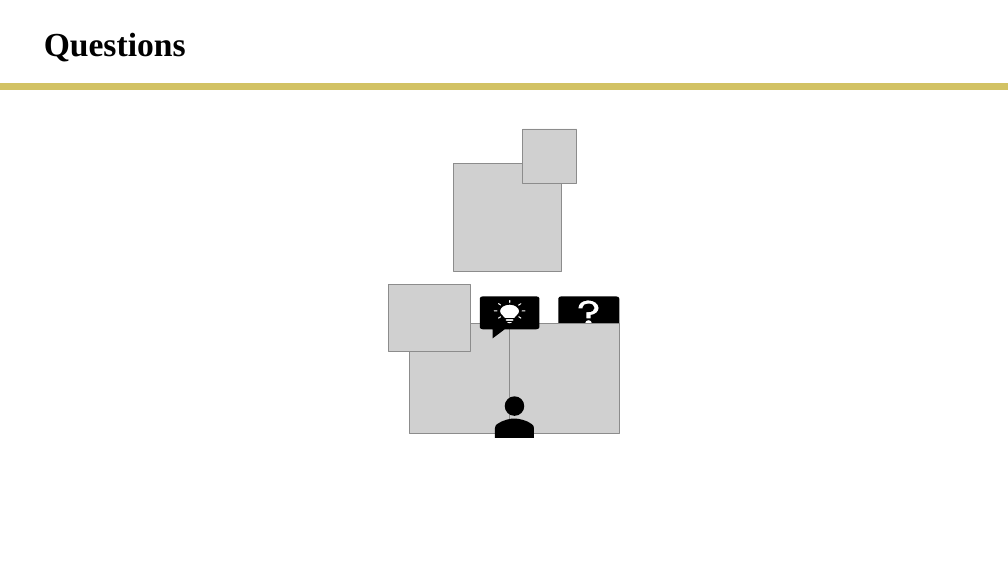
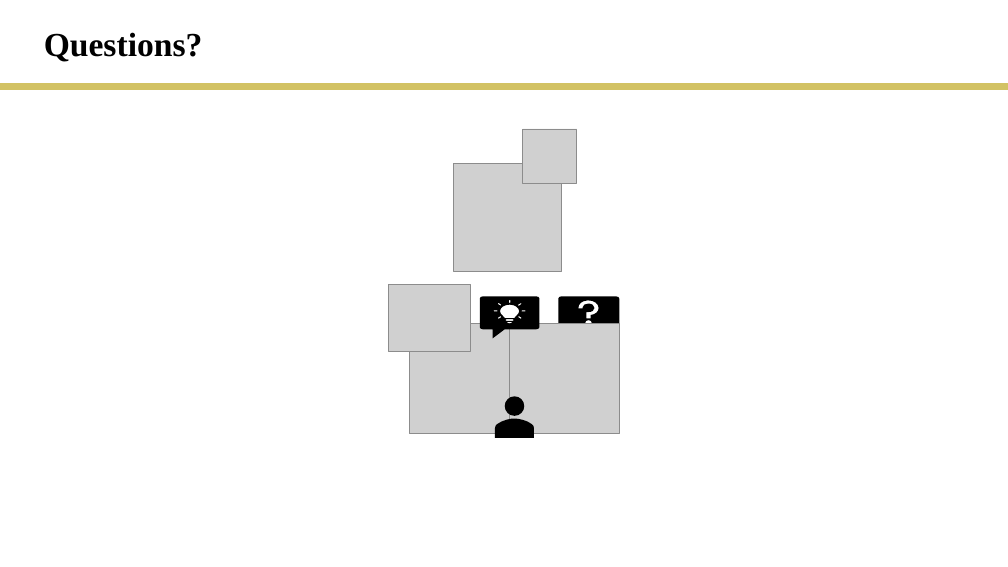
Before and after one commit to rmesina/T2_Codes-R-Us, a slide deck: slide 16 of final_project/T2_final_project.pptx. Drawn at 1008x567 pixels with LibreOffice and Linux fonts; fonts in the diff are those of the drawing; grey boxes stand for pictures. Boxes give left, top, right and bottom in pixels: in the first picture for what was removed or moved away, otherwise in the second. Text is boxed around its words. In the diff, an @@ line names an element or a change of style, - is before the commit and + after.

```diff
--- a/final_project/T2_final_project.pptx
+++ b/final_project/T2_final_project.pptx
@@ text at bbox=[44, 32, 203, 62]: text changed @@
-Questions
+Questions?
```
Also in this commit, not shown: 1 other file.
